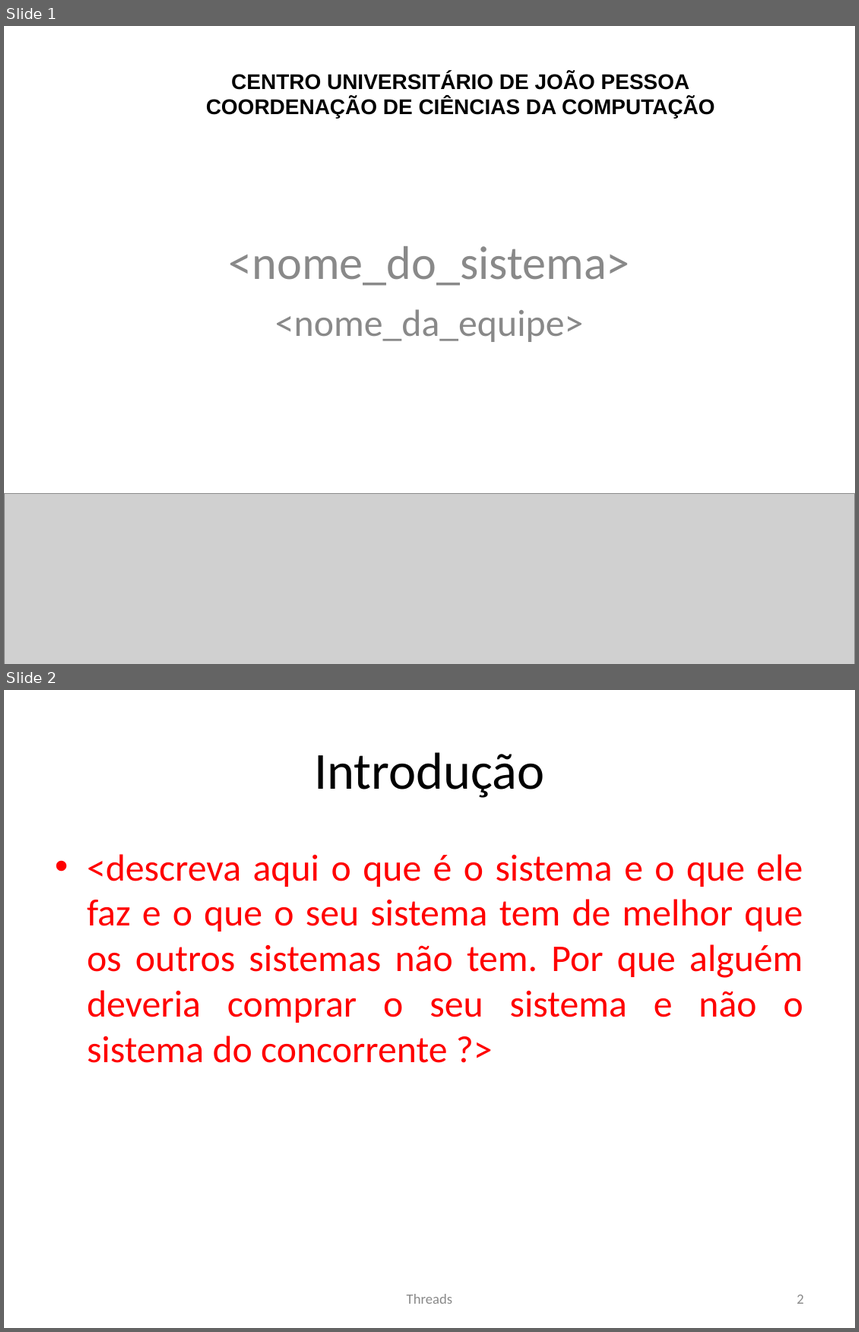
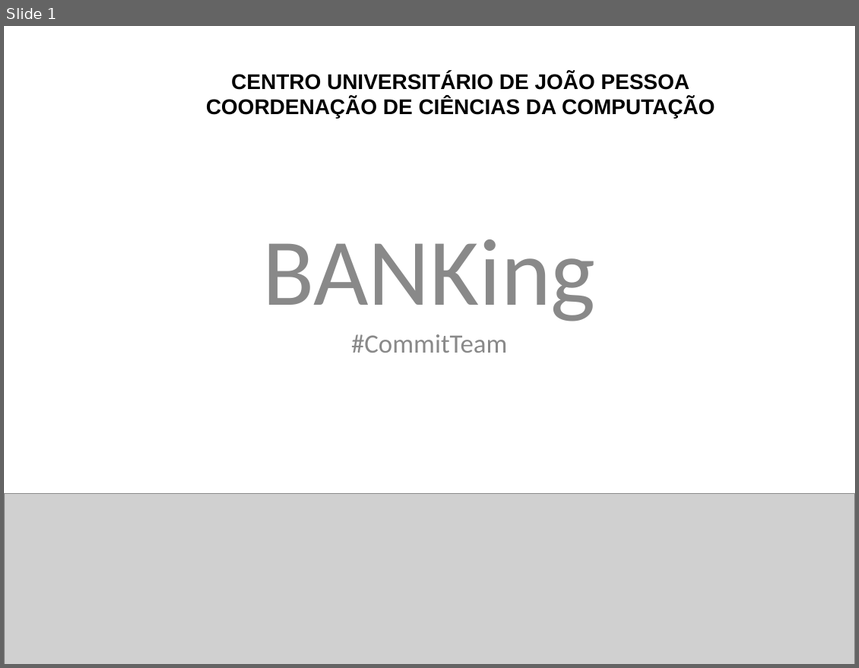
Before and after one commit to ArthurSilvestre/BancoCentral, a slide deck: documents/Modelo apresentação Projetão.ppt. Shown one above the other, each under a label of ours: slides 1 and 2 before the commit, slide 1 after it. The pictures are 859x1332 and 859x668 pixels, drawn with LibreOffice and Linux fonts; fonts in the diff are those of the drawing; grey boxes stand for pictures; background and template pictures are left out. Boxes give left, top, right and bottom in pixels: in the first picture for what was removed or moved away, otherwise in the second. Text is boxed around its words. In the diff, an @@ line names an element or a change of style, - is before the commit and + after.

Commit message:
Versão: 2.01.01 Titulo: Desenvolvimento do modulo de lançamento de movimento.
Descrição:
	-  br.unipe.cc.mlpIII.ui.gui: Modulo criado para gerenciar o controle
de movimentos, seja de credito ou debito, sobre as contas cadastradas no
sistema. Arquivo responsável pelo modulo:
		- TelaLancamentos.java.

	-  Documents: Arquivo 'Modelo apresentação Projetão.ppt'
disponibilizado para a apresentação do projeto.

	-  br.unipe.cc.mlpIII.util: alteração do nome contido no envio de email
de 'Banco Central' para 'BANKing'.

```diff
--- a/documents/Modelo apresentação Projetão.ppt
+++ b/documents/Modelo apresentação Projetão.ppt
@@ slide 2 removed at (x1=4, y1=690, x2=855, y2=1328), background #FFFFFF @@
@@ title removed at (x1=314, y1=752, x2=545, y2=798) @@
-Introdução
@@ text removed at (x1=87, y1=854, x2=804, y2=1063) @@
-• <descreva aqui o que é o sistema e o que ele faz e o que o seu sistema tem de melhor que os outros sistemas não tem. Por que alguém deveria comprar o seu sistema e não o sistema do concorrente ?>
@@ text removed at (x1=407, y1=1294, x2=452, y2=1304) @@
-Threads
@@ page number removed at (x1=797, y1=1295, x2=804, y2=1304) @@
-2
@@ slide 1 changed as well @@
@@ text at (x1=263, y1=240, x2=596, y2=353): text changed; size 40 to 22.4 pt @@
-<nome_do_sistema>
-<nome_da_equipe>
+BANKing
+#CommitTeam
```
Also in this commit, not shown: 3 slides added, 2 other slides removed, 6 other files.
